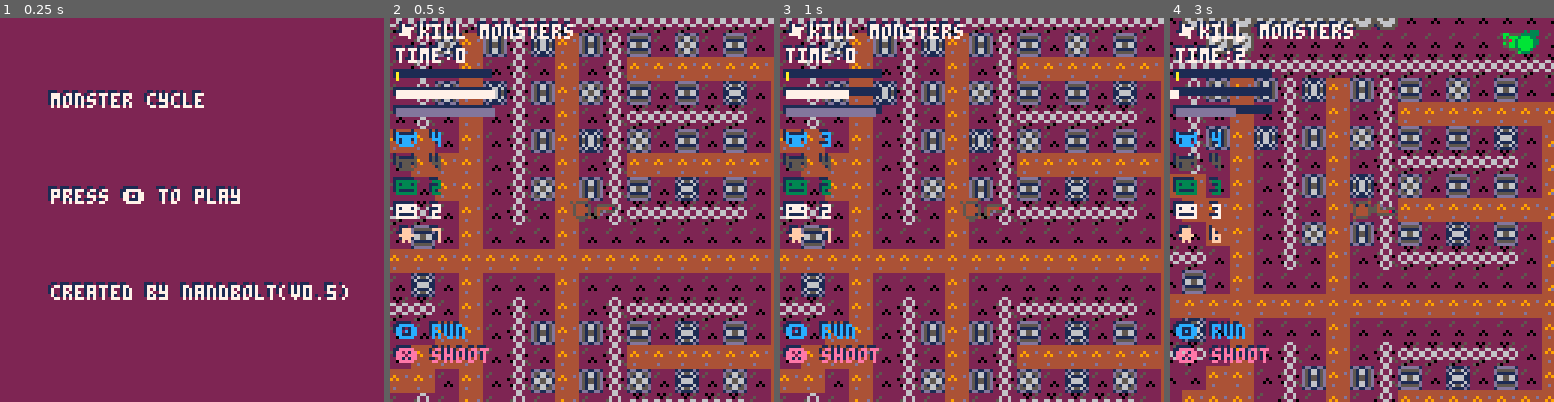
Above: before the commit, frames 1-4 (left to right).
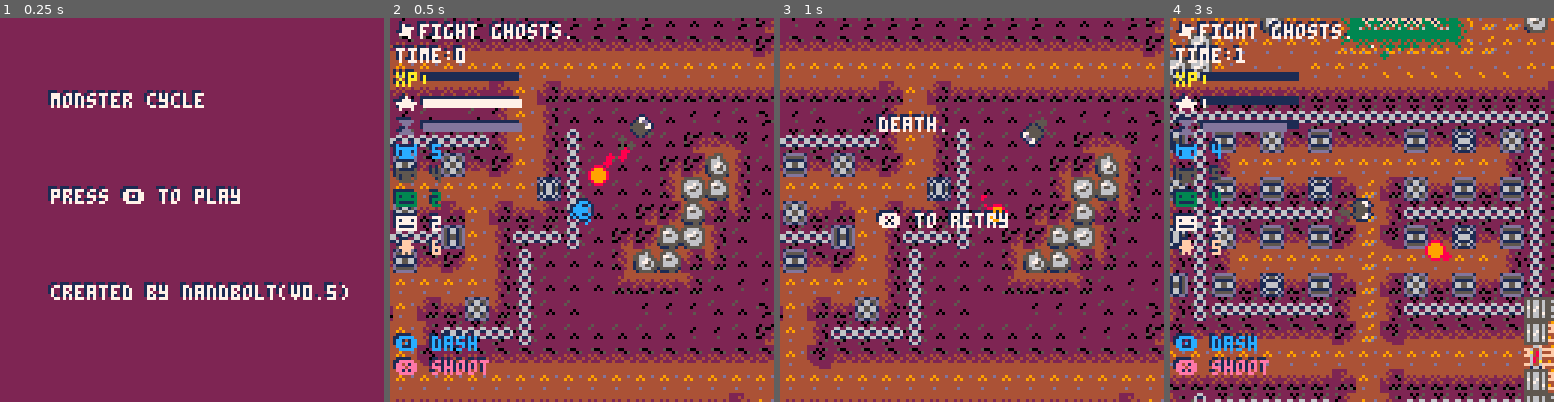
Above: after the commit, the same moments.

Repository: nandbolt/Monster-Cycle
Game: PICO-8 cartridge monster-cycle.p8
Two runs of this game, one before a commit and one after it. Both use one fixed random seed, a clock stepped at 60 frames per second and the inputs below.
Inputs:
- Up to frame 1 (0.25 s): no input
- Up to frame 2 (0.5 s): tap X (X key) at 0.33 s
- Up to frame 3 (1 s): tap O (Z key) at 0.7 s
- Up to frame 4 (3 s): tap X (X key) at 1.07, 1.85, 2.97 s; hold Right 1.6-2.1 s; tap O (Z key) every 0.4 s from 1.7 to 2.9 s; hold Up 2.15-2.42 s; hold Right from 2.47 s (still down)

Frame 1 is identical in both runs. In frame 2, 67% of the frame differs, in the area x 0-100%, y 0-100%; in frame 3, 68%; in frame 4, 83%.

Commit message:
clean looks

Diff:
--- a/monster-cycle.p8
+++ b/monster-cycle.p8
@@ -87,11 +87,11 @@
 		spnr.x=irnd(0,mw)
 		spnr.y=irnd(0,mh)
 		if rnd(1)<0.5 then
-			--make_ghost(spnr.x,spnr.y,true)
-			make_human(spnr.x,spnr.y,true)
+			make_ghost(spnr.x,spnr.y,true)
+			--make_human(spnr.x,spnr.y,true)
 		else
-			--make_wraith(spnr.x,spnr.y,true)
-			make_human(spnr.x,spnr.y,true)
+			make_wraith(spnr.x,spnr.y,true)
+			--make_human(spnr.x,spnr.y,true)
 		end
 	end
 end
@@ -220,20 +220,32 @@
 			--xp
 			yy+=8
 			val=player.xp/player.maxxp
-			rectfill(xx,yy,xx+32,yy+2,1)
-			rectfill(xx+1,yy+1,xx+1+ceil(32*val),yy+3,10)
+			rectfill(xx+9,yy+1,xx+41,yy+3,1)
+			rectfill(xx+10,yy+2,xx+10+ceil(32*val),yy+4,10)
+			cursor(xx,yy)
+			print("xp",1)
+			cursor(xx+1,yy+1)
+			print("xp",10)
 
 			--meter
-			yy+=6
+			yy+=8
 			val=player.meter/player.maxmeter
-			rectfill(xx,yy,xx+32,yy+2,1)
-			rectfill(xx+1,yy+1,xx+1+flr(32*val),yy+3,7)
+			rectfill(xx+9,yy+1,xx+41,yy+3,1)
+			rectfill(xx+10,yy+2,xx+10+clamp(flr(32*val),0,32),yy+4,7)
+			cursor(xx,yy)
+			print("★",1)
+			cursor(xx+1,yy+1)
+			print("★",7)
 
 			--cooldown
-			yy+=6
+			yy+=8
 			val=player.cooldwn/player.maxcooldwn
-			rectfill(xx,yy,xx+32,yy+2,1)
-			rectfill(xx+1,yy+1,xx+1+flr(32*val),yy+3,13)
+			rectfill(xx+9,yy+1,xx+41,yy+3,1)
+			rectfill(xx+10,yy+2,xx+10+flr(32*val),yy+4,13)
+			cursor(xx,yy)
+			print("⧗",1)
+			cursor(xx+1,yy+1)
+			print("⧗",13)
 
 			--actors
 			yy+=8
@@ -761,6 +773,8 @@
 --moves the actor and handles
 --collisions
 function move_and_collide(a)
+	local collision=false
+
 	--update velocity
 	a.vx=lerp(a.vx,
 		a.dx*a.maxspd,
@@ -776,6 +790,8 @@
 	local ty=a.y/ts
 	if not a.ethereal and
 		in_table(walls,mget(tx,ty)) then
+		--x collision
+		collision=true
 		if (a.bounce) then
 			a.vx*=-1
 			tx=(bb+a.vx)/ts
@@ -796,6 +812,8 @@
 	ty=(bb+a.vy)/ts
 	if not a.ethereal and
 		in_table(walls,mget(tx,ty)) then
+		--y collision
+		collision=true
 		if (a.bounce) then
 			a.vy*=-1
 			ty=(bb+a.vx)/ts
@@ -810,6 +828,8 @@
 
 	--update speed
 	a.spd=get_vec_len(a.vx,a.vy)
+
+	return collision
 end
 
 --checks actor collisions
@@ -1217,6 +1237,7 @@
 	a.precoil=3
 	a.pfollow=false
 	a.pbounce=false
+	a.pfragile=false
 
 	--draw
 	a.pc1=7
@@ -1306,36 +1327,65 @@
 	end
 end
 
+--init melee
+function init_melee(a)
+	a.melee={}
+	a.melee.targs=a.targs
+	a.melee.x=0
+	a.melee.y=0
+	a.melee.bboff=8 --hitbox offset
+	a.melee.bbhw=3 --hitbox half width
+	a.melee.bbhh=3 --hitbox half height
+end
+
+--update melee
+function update_melee(a)
+	--update melee position
+	a.melee.x=a.x+a.itmxoff+hts
+	a.melee.y=a.y+a.itmyoff+hts
+
+	--check active hitbox
+	local oa=touching(a.melee,a.targs)
+	if oa!=nil then
+		actor_kill(a,oa)
+	end
+end
+
 --update item
 function update_item(a)
 	--update position
 	update_item_pos(a)
 
-	--check blast input + meter cost
-	if a.xactionp and a.meter>0 then
-		--update speed(add to projectile velocity)
-		a.spd=get_vec_len(a.vx,a.vy)
-
-		--blast
-		local xoff=a.itmxoff+hts
-		local yoff=a.itmyoff+hts
-		local dx=xoff/a.itmoff
-		local dy=yoff/a.itmoff
-		spawn_proj(a,a.x+xoff,
-			a.y+yoff,dx,dy,
-			a.pburst+a.spd)
-		a.meter-=a.pcost
-		a.vx+=-dx*a.precoil
-		a.vy+=-dy*a.precoil
-
-		--cooldown
-		a.cooldwn=a.maxcooldwn
-		a.xactionp=false
-
-		--if player
-		if a==player then
-			sfx(0)
-		end
+	--pistol
+	if a.itmidx==1 then
+		--check blast input + meter cost
+		if a.xactionp and a.meter>0 then
+			--update speed(add to projectile velocity)
+			a.spd=get_vec_len(a.vx,a.vy)
+
+			--blast
+			local xoff=a.itmxoff+hts
+			local yoff=a.itmyoff+hts
+			local dx=xoff/a.itmoff
+			local dy=yoff/a.itmoff
+			spawn_proj(a,a.x+xoff,
+				a.y+yoff,dx,dy,
+				a.pburst+a.spd)
+			a.meter-=a.pcost
+			a.vx+=-dx*a.precoil
+			a.vy+=-dy*a.precoil
+
+			--cooldown
+			a.cooldwn=a.maxcooldwn
+			a.xactionp=false
+
+			--if player
+			if a==player then
+				sfx(0)
+			end
+		end
+	else
+		update_melee(a)
 	end
 end
 
@@ -1725,7 +1775,7 @@
 		human.update_input=update_player_input
 		human.goal="✽kill monsters"
 		human.oprompt="🅾️ run"
-		human.xprompt="❎ shoot"
+		human.xprompt="❎ item"
 		player=human
 	else
 		init_actor_npc(human,human_npc_input)
@@ -1784,19 +1834,33 @@
 
 --init human item
 function init_human_item(human)
+	--choose item
+	human.itmidx=irnd(0,1)
+
 	--pistol
-	init_blaster(human)
-	human.pc1=10
-	human.pc2=5
-	human.pburst=6
-	human.precoil=1
-	human.psize=1
-	human.pspd=6
-	human.plife=15
-	human.pcost=20
+	if (human.itmidx==1) then
+		init_blaster(human)
+		human.pc1=10
+		human.pc2=5
+		human.pburst=6
+		human.precoil=1
+		human.psize=1
+		human.pspd=6
+		human.plife=15
+		human.pcost=15
+		human.pfragile=true
+
+		--sprites
+		human.itmsprs={16,32,48}
+	--knife
+	else
+		init_melee(human)
+
+		--sprites
+		human.itmsprs={13,14,15}
+	end
 
 	--item
-	human.itmsprs={16,32,48}
 	human.itmspridx=1
 	human.itmoff=8
 	human.itmxoff=8-hts
@@ -1810,6 +1874,11 @@
 	spr(a.itmsprs[a.itmspridx],
 		a.x+a.itmxoff,a.y+a.itmyoff,
 		1,1,a.itmflipx,a.itmflipy)
+
+	--melee hitbox
+	--if a.itmidx==2 then
+		--draw_hitbox(a.melee)
+	--end
 end
 -->8
 --projectile
@@ -1836,6 +1905,7 @@
 	proj.ethereal=a.pethereal --ethereal=no wall collisions
 	proj.follow=a.pfollow --follow owner
 	proj.bounce=a.pbounce --bounce on walls
+	proj.fragile=a.pfragile --destroy on collision
 
 	--draw
 	proj.c=a.pc1
@@ -1875,17 +1945,21 @@
 	end
 
 	--move and collide
-	move_and_collide(p)
+	local collision=move_and_collide(p)
 
 	--check collisions
 	local oa=touching(p,p.targs)
 	if oa!=nil and oa!=p.owner then
 		actor_kill(p.owner,oa)
+		collision=true
 	end
 
 	--life timer
 	p.life-=1
-	if (p.life<=0) del(projs,p)
+	if (p.life<=0 or
+		(p.fragile and collision)) then
+		del(projs,p)
+	end
 end
 
 --draw projectile
@@ -2165,41 +2239,41 @@
 
 
 __map__
-4949494949494949494949494949494949494949494949494949494949494949494949494949494949494949494949494949494949494949494949494949494949494949494949494949494949494949494949494949494949494949497878494949787878787878787878787849494949494949494949494949494949494949
-4949494949494949494949494949494949494949494949494949494949494949494949494949494949494949494949494949494949494949494949494949494949494949494949494949494949494949494949494949494949494949494978784949784949494949494949787849494949494949494949494949494949494949
-4949494949494949494949494949494949494949494949494949494949494949494949494949494949494949494949494949494949494949494949494949494949494949494949494949494949494949494949494949494949494949497849787849784949494949494949497849494949494949494949494949494949494949
-4949494949494949494949497f7f7f7f7f7f7f7f7f7f7f7f7f7f7f7f7f7f7f7f7f7f7f2d7f49494949494949494949494949494949494949494949494949494949494949494949494949494949494949494949494949494949494949787849494949784949784949494949497849494949494949494949494949494949494949
-4949494949494949494949497f1c1d69692c7f1a1b59595959597f2a592a595959597f697f49494949494949494949494949494949494949494949494949494949494949494949494949494949494949494949494949494949494949784949494949784949787849497849497849494949494949494949494949494949494949
-4949494949494949494949497f696969693c7f595959595959597f3a593a595959597f697f494949494949494949494949494949494949494949494949494949494949494949494949494949494949494949494949494949494949494949494949497849497878494978494978494949497d7d7d7d7d7d7d7d7d7d4949494949
-4949494949494949494949497f69696969697f1a1b59595959597f595959595959597f697f494949494949494949494949494949494949494949494949494949494949494949494949494949494949494949494949494949494949494949784949497878497878494978494978494949497d5959597d595959597d492f494949
-4949494949494949494949497f2d7f7f7f7f7f7f7f7f7f7f7f2b7f7f7f7f7f7f7f2b7f697f494949494949494949494949494949494949494949494949494949494949494949494949494949494949494949494949494949494949494978784949494949497849784978784978494949497d5959593b595959597d4949494949
-4949494949494949494949497f697a695f5f3d69696969696969696969696969696969697f494949494949494949494949494949494949494949494949494949494949494949494949494949494949494949494949494949494949497878787849784978784949784978784978494949497d5959597d595959597d492f494949
-4949494949494949494949497f69697a5f5f7f7f7f7f7f7f7f2b7f7f7f7f7f7f7f2b7f697f494949494949494949494949494949494949494949494949494949494949494949494949494949494949494949494949494949494949497878494949787849787849494949494978494949497d5959597d595959597d4141414142
-4949494949494949494949497f79697a5f5f7f2a592a595959597f1a1b59595959597f697f494949494949494949494949494949494949494949494949494949494949494949494949494949494949494949494949494949494949494949497849497849497849497878784978494949497d1a1b597d595959593b5151515152
-4949494949494949494949497f79697a5f5f7f3a593a595959597f595959595959597f697f494949494949494949494949494949494949494949494949494949494949494949494949494949494949494949494949494949494949494949497849497849784949497849787878494949497d7d7d7d7d7d7d7d7d7d6161605152
-4949494949494949494949497f69697a5f5f7f595959595959597f1a1b59595959597f697f49494949494949494949494949494949494949494949494949494949494949494949494949494949494949494949494949494949494949494949497849784949787849494949787849494949494949494949494949494949505152
-4949494949494949494949497f697a695f5f7f7f7f7f7f7f7f7f7f7f7f7f7f7f7f7f7f2d7f49494949494949494949494949494949494949494949494949494949494949494949494949494949494949494949494949494949494949494949497849784949787849497878787849494949494949494949494949494949505152
-4949494949494949494949497f6969695f5f696969697f494949494949494949494949494949494949494949494949494949494949494949494949494949494949494949494949494949494949494949494949494949494949494949494949494949784949787849497878784978494949494949494949494949494949505152
-4949494949494949494949497f6969695f5f696969697f494949494949494949494949494949494949494949494949494949494949494949494949494949494949494949494949494949494949494949494949494949494949494949494949494978784949497849497878494949494949494949494949494949494949505152
-4949494949494949494949497f7969695f5f6979695e7f494949494949494949494949494949494949494949494949494949494949494949494949494949494949494949494949494949494949494949494949494949494949494949494949494978784949497849497878497849494949494949494949494949494949505152
-4949494949494949494949497f7969695f5f6979695e7f494949494949494949494949494949494949494949494949494949494949494949494949494949494949494949494949494949494949494949494949494949494949494949494949494949784949497849494949497849494949494949494949494949494949505152
-4949494949494949494949497f7969695f5f6979695e7f494949494949494949494949494949494949494949494949494949494949494949494949494949494949494949494949494949494949494949494949494949494949494949494949494949787849497878787878787849784949494949494949494949494949505152
-4949494949494949494949497f6969695f5f696969697f494949494949494949494949494949494949494949494949494949494949494949494949494949494949494949494949494949494949494949494949494949494949494949494949494949497849497878787878787878784949494949494949494949494949505152
-494949494949494949494949497f7f7f2d2d7f7f7f7f49494949494949494949494949494949494949494949494949494949494949494949494949494949494949494949494949494949494949494949494949494949494949494949494949494949494949494978784949494949494949494949494949494949494949505152
-494949494949494949494949494949495151494949494949494949494949494949515151515151515151515151515151515151515151515151515149494949494949494949494949494949494949494949494949494949494949494949494949497c7c7c7c7c7c7c7c7c7c7c7c7c7c7c7c7c7c7c7c7c7c7c7c7c7c7c7c505152
-494949494949494949494949494949495151494949494949494949494949494949514344444444444551494949494949494949494949494949495149494949494949494949494949494949494949494949494949494949494949494949494949497b494949497b0b512f7b3f512f7b0a490b490a4949490a490c490b7b505152
-494949494949494949494949494949495151494949494949494949494949494949515354545454545551494949494949494949494949494949495149494949494949494949494949494949494949494949494949494949494949494949494949497b494949497b4951497b4951497b515151515151515151515151517b505152
-4949494949494949494949494949494951514949494949494949494949495151515153545d5d5d5455515151514949494949494949494949494951494949494949494949494949494949494949494949494949494949494949494949494949494949494949497b2f513f7b2f510b7b0a490a490c495a490b490a490a7b505152
-4949494949494949494949494949494951514949494949494949494949495143444443545d5d5d5445444445514949494949494949494949494951494949494949494949494949494949494949494949494949494949494951515151515151515151515151497b4951497b4951497b7c7c7c7c7c495a497c7c7c7c7c7b505152
-49494949494949494949494949494949515149494949494949494949494951535454547a5d5d5d7a545454555149494949494949494949497a7a2d7a7a7a7a7a7a7a7a7a7a7a7a7a7a7a7a7a7a49494949494949494949495149494949494949494949495151514951497b2f513f7b0b490a490a495a490a490c490a7b505152
-4949494949494949494949494949494951514949494949494949495151515153545d5d5d5d5d5d5d5d5d545551515151494949494949497a7a696969696969696969696969697a69696969697a49494949494949494949495149494949494949497b49494949515151497b4951497b5151515151515a5151515151517b505152
-4949494949494949494949494949494951514949494949494949495143444443545d5d5d5e5e5e5d5d5d5445444445514949494949497a7a696969697969796979697969695e7a69696969693d51515151515151515151515149494949494949497b49494949495151497b0b512f7b0a490c490a495a490b490a490a7b505152
-49494949494949494949494949494949515149494949494949494951535454547a5d5d5e5e575e5e5d5d7a545454555149494949497a7a696969696979697969796979695e5e7a69696969697a49494949494949494949495149494949494949497b7c7c7c7c7c4951497b4951497b7c7c7c7c7c495a497c7c7c7c7c7e7f2b7e
-4949494949494949494949494949494951514949494949494949495153545d5d5d5d5e5e5757575e5e5d5d5d5d54555149494949497a69696969696979697969796979695e5e7a69696969697a49494949494949494949495149494949494949497b0b490a490a49514949495149494949494949495a4949494949497e59597e
-5151515151515151515151515151515151515151515151515151515153545d5d5d5d5e57570b57575e5d5d5d5d54555149494949497a69696969696969696969696969695e5e7a69696969697a49494949494949494949495149494949494949497b51515151515151515151515151515151515151515151515151513b59597e
-…(6 lines of a section not shown)…
+4949494949494949494949494b4949494b4b4b4b4949494b4b4b4b4b4b4949494949494949494949494a49494949747372747374737249495053564f58554242494949494949494949494949494949494949494949495051515151515178785151517878777877787777787778515151515b5b5b5b5b5b515151515151515151
+494949494b4b4b4949494949494b4b4b4b4a4a4a4a4a494a494a4a494a4a4a4949494b4b4b4b4c4b4949494a497474494b4c4b494b2a724950536d6d6d4545424249494949494949494949494949494949494949494950515c51515b5151787851517851515151515151517877515c5c515b515151515b5b5b5b5151515c5151
+494949494949494b4b494c49494949494b4b4b4b4b4b49494949494b4b4b494b4b4b4b49494949494a4a494c49727349747274724a3a734a5053564e484845454242494a4a4a4a494a4c494949494c494949494c494950515a5a5b5c517751777851775b51515a5a5a515b517751515a5a5a5a5c5a5a5a5a5a5b5b5b515a5a51
+49494c4a494a4a4a4b4b4c497f7f7f7f7f7f7f7f7f7f7f7f7f7f7f7f7f7f7f7f7f7f7f2d7f4949494a494a4a7473744a4a494a7473734949505356574d484845454241424949494949494a4a4949494949494a4949495051515b5b517878515c5151785b517851515b515b5176515a5a5b5b515151515c515151515b51515a5a
+49494c4949494949494b49497f1c1d69692c7f1a1b59595959597f2a592a595959597f697f4a4a4949494a747249494c737449497449494a5053666657574848454445424142494a494949494a494a494a4a494949495051515b5a5177515b5a5a51775c5b77785151785b5b7751515b5b515c5151515151515151515c515151
+494a494949494949494b49497f696969693c7f595959595959597f3a593a595959597f697f4949494b497473747474497273740b734a494950636366664e57484748454445424141424a494a4a494a4a4a4a4c4949496060515c5b51515b5b515a5178515178765c5a78515c78515b5b517e7f7f7f7e7f7f7f7f7e5151515b51
+494a4949494949494b4b49497f69696969697f1a1b59595959597f595959595959597f697f494a494c4b494b7449494a494b72747274494a6060636366664d574f48474845444445424141424c494949494949494949495051515b51515b78515a517678517878515176515176515b51517e5959597e595959597e512f515c51
+494a4a494a4a49494b4949497f2d7f7f7f7f7f7f7f7f7f7f7f2b7f7f7f7f7f7f7f2b7f697f4a4a49497274494b4c747473494a737273494949606063636667664e4e5748474748454444454241424a4a494949494949495051515a5151787651515b51515176517651787851785b5b5a517e5959593b595959597e5151515b51
+49494a4949494b4b494949497f697a695f5f3d69696969696969696969696969696969697f494a494b74747374737474737449737472747449496060636463666766574e4d57484747484544454241424a4a49494949496060515a5176777877517851787851517851787651785b515a517e5959597e595959597e512f515b51
+49494a494b4b494a494949497f69697a5f5f7f7f7f7f7f7f7f2b7f7f7f7f7f7f7f2b7f697f49494a4b734a494b49497449744a4c7473747474494960616063646366676766574e4d5748474845444542424a49494949494950515a5c787651515177785178775b5151515151765b515a517e5959597e595959597e5151515b51
+4949494b4b4949494a4949497f79697a5f5f7f2a592a595959597f1a1b59595959597f697f4a49494b730a7349744a4b494a74494a494b4a74744c49496061616064646366676766574d4f48474845454241424a49494c4950515a5a515151785151775151785b5a78787851785b5b5a5a7e1a1b597e595959593b515b5b5c51
+49494b49494949494a4949497f79697a5f5f7f3a593a595959597f595959595959597f697f4a4a494974747449724c747449747449737449747249494949494a606160636464636667665757574848454445524a4a4949496060515a5a515b76515177517651515c76517878785151515a7e7f7f7f7e7f7f7f7f7e5151515151
+49494c49494949494a4c49497f69697a5f5f7f595959595959597f1a1b59595959597f697f494a494c4973744b744b7374494a4c4a74747473744974494949494c49606161616064636667664e57484748554242494a4949494960515a5c5b517851765b5178785151515176785151515a5151515151515151515151515a515b
+494949494a4a49494a4949497f697a695f5f7f7f7f7f7f7f7f7f7f7f7f7f7f7f7f7f7f2d7f494a494b4974734c73497473747474494b2f74494a497372744949494949494949606063646366664d575758454542424a494949495051515a5b517851765b5c78785a5b767878785151515a5151514344444444455c515177515b
+494949494a4949494a4949497f6969695f5f696969697f4b49494b494949494949494b4b494949494b4b73724b724b497274737474737474497374747474734a4949494b4b4b4b60616063636667664e48484545524c4a494949606051515b5a5151775b5b76785a5b787676517851515a5a515153464747485551515a51515b
+494949494a4b4b49494949497f6969695f5f696969697f49494c494b4b4a4a4a4a49494949494a49494b747449747449494a4c494a494b4a49742f4b49747473494b49494949494961606063646356574d48485552494a4a49494950515c5b5b5176785b5a51765a5c7778515151515c515a515153565757585551515a515c5c
+49494b4b4b494949494949497f7969695f5f6979695e7f494949494949494949494a4a4a494a4a4c4c4a49744c4973497474737274737474747374744a73727349494949494949494949606160536666574f58554242494a494949606051515a5a7876515a51785a5178785176515151515a7751535657575855515a51515b51
+49494b494a49494c494949497f7969695f5f6979695e7f494a4a4949494a4a4a4a494949494a494949494b74734b744a4c4b49494a4b49494b4a4c494b747449494949494949494949494949506364666657584545524949494c4949606051515a5176515c5176515151515c77515151517651515366676768555a5a78515b51
+494b494949494949494949497f7969695f5f6979695e7f494949494a4a494c49494b494b4b4a4b494b4949497274727374747274737374747274737474744b49494c4c49494949494949494c60616053564d4848554242494949494949606051515c7778515177787678787778517851515151516364646464655a5151515b51
+494b49494a494949494949497f6969695f5f696969697f4949494a494949494b4949494949494949494949494949494949494b4b4b4b4b49494949494949494949494949494949494949494949495053564e575845455249494a494949496060515151515151787878787878787878515b5b5c5151515b5b5b5b5b5b51515c51
+494b494c494a4c4949494949497f7f7f2d2d7f7f7f7f4949494c4a49494b4b49404141414141414141414141414141414141414141414141414141414141414141414141414141414141414141414153666657484855524949494a4a494949606161616161616161787878787861616161616161616161616161616161605151
+49494b49494a494949494b49494949505151524949494949494a4a494b4b49495051515a515b5a515c5b515a5151515b51515b515151515151515151515151515151515151515151515151515151516363564d57585552494949494a4a4a4949497c7c7c7c7c7c7c7c7c7c7c7c7c7c7c7c7c7c7c7c7c7c7c7c7c7c7c7c50515b
+49494949494a4a49494b4b49494949505a5b5249494949494a4a4c4949494949505c4344444444444551626161616161616161616161616161605162616161616161616161616161616161616160515a6366664e5851524949494949494c4949497b494949497b0b412f7b3f412f7b0a410b410a4141410a410c410b7b505b5c
+494c494949494a494b49494949494950515a5249494949494a49494949404141405b53546c6b5454555a42414142494c4b4b4b49494949494c5051524949494c494949494949494949494c49495051626053564f585552494949494949494949497b494c49497b5051527b5051527b505151515151515151515151527b505b51
+494949494949494b4b49494a494949505b515249494c49494a4a49494950515a5151536a5d5d5d6a555b5151515249494949494b4a4a4a4949505152494949494949494c494949494c494949495051525053564d5855524041414141414141414141414141427b2f513f7b2f510b7b0a610a610c605a620b610a610a7b50515a
+49494a49494b4b4949494a4a494949505151524949494c4a4949494949505b43444443545d5d5d54454444455c52494949494b4b494949497250515273494949494949494949494949494949495051525053564e5855525051515151515151515151515151427b5051527b5051527b7c7c7c7c7c505a527c7c7c7c7c7b50515a
+4949494a4b4b4949494a4a49494949505a5c524949494a494949404141405153546c547a5d5d5d7a6c6b6a555b42414142494c4a494949497a7a2d7a7a7a7a7a7a7a7a7a7a7a7a7a7a7a7a7a7a7451525053564d585552505162616161616161616161605151424151527b2f513f7b0b410a410a405a420a410c410a7b50515a
+494b4b4c4a4a4a4a4a4949494c49495051515249494a49494c49505b5c5a51536b5d5d5d5d5d5d5d5d5d545551515a51524949494949497a7a695f69696969696969696969697a69696969697a40514240537f7f7f555240515249494a4a49494b7b49606160515151527b5051527b5051515151515a5151515151527b505c51
+494b49494949494949494949494949505b5b5249494949494949505143444443545d5d5d5e5e5e5d5d5d6b454444455c5249494949497a7a69695f697969796979697969695e7a69696969693d51515151516d6d6d5151515152494a4949494b4b7b49494960605151527b0b512f7b0a610c610a605a620b610a610a7b505151
+49494949494949494949494949494950515a5249494949494949505a536a6b547a5d5d5e5e4e5e5e5d5d7a546c6a555b52494949497a7a6969695f6979697969796979695e5e7a69696969697a61616150537f7f7f5552605152494a4949494b497b7c7c7c7c7c6051527b5051527b7c7c7c7c7c505a527c7c7c7c7c7e7f2b7e
+41414141414141414141414141414140515142414141414141414051536c5d5d5d5d5e5e4d4f575e5e5d5d5d5d54555a524949494a7a696969695f6979697969796979695e5e7a69696969697a7249495053564e585552505152494a49494a49497b0b410a410a40514241405142414141414141405a4241414141417e59597e
+5b5a515c515a51515b515a5b515b5c5a515c5b5a515a515b5c5a515b536a5d5d5d5d5e4e570b4d4e5e5d5d5d5d6b555152494c494a7a696969695f5f5f5f5f5f5f5f5f5f5e5e7a69696969697a4949495053564d5855525051524a4949494b49497b51515151515151515151515151515151515151515151515151513b59597e
+…(6 lines of a section not shown)…
Not shown, changed: 117 lines of the sprite sheet (__gfx__) section of monster-cycle.p8
